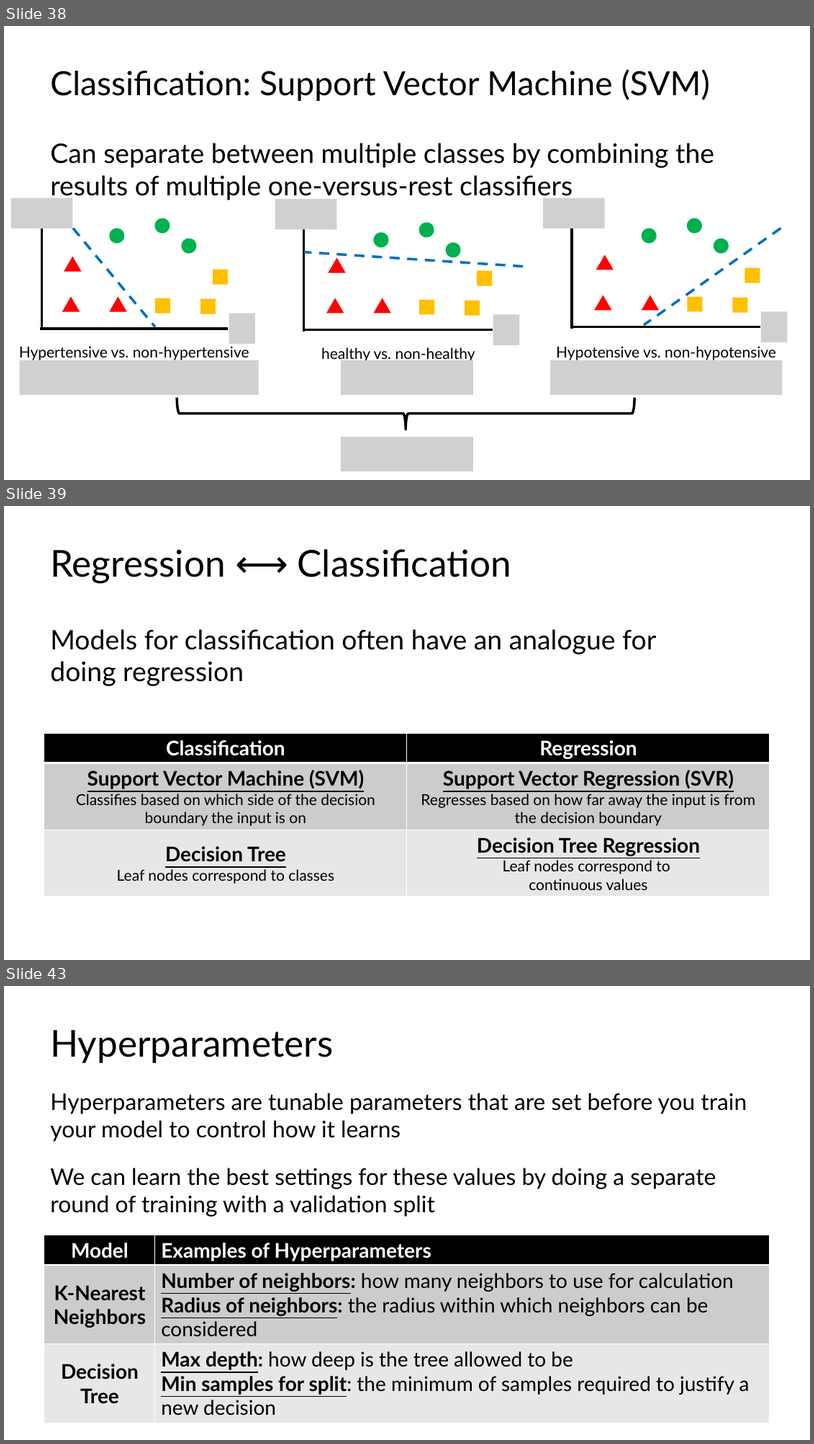
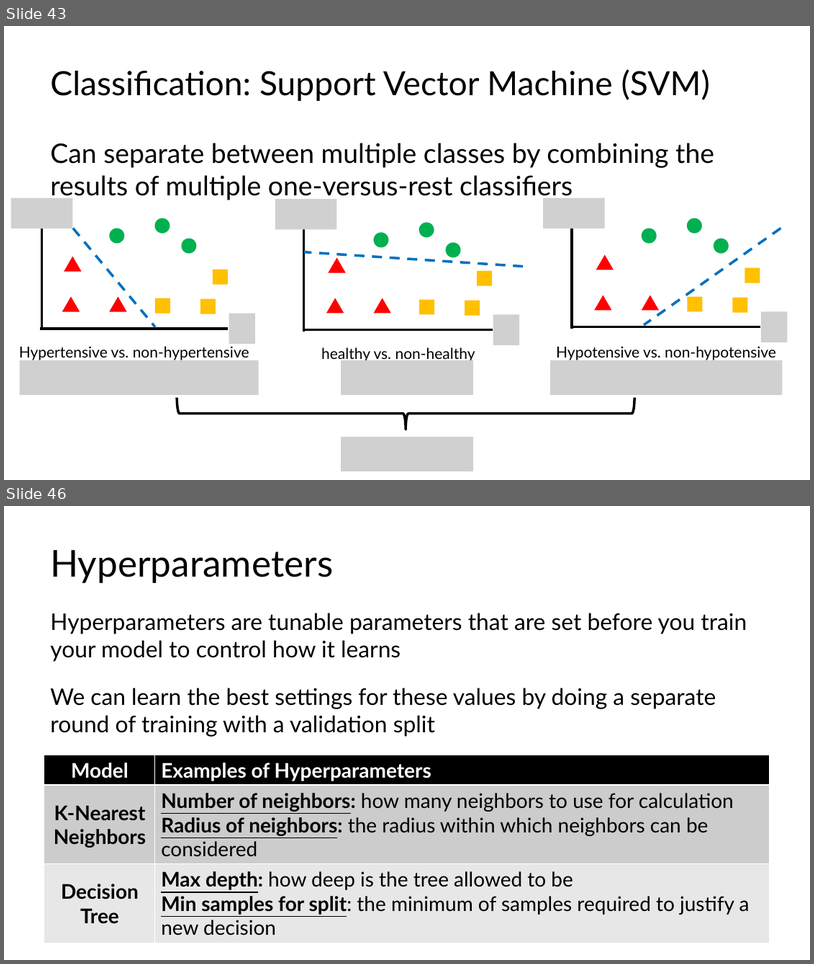
Before and after one commit to C4M-UofT/C4M-UofT.github.io, a slide deck: lectures/winter/6_ml_workflow/MachineLearning_tutorial.pptx. Shown one above the other, each under a label of ours: slides 38, 39 and 43 before the commit, slides 43 and 46 after it; the slides between them are not shown. The pictures are 814x1444 and 814x964 pixels, drawn with LibreOffice and Linux fonts; fonts in the diff are those of the drawing; grey boxes stand for pictures. Boxes give left, top, right and bottom in pixels: in the first picture for what was removed or moved away, otherwise in the second. Text is boxed around its words. In the diff, an @@ line names an element or a change of style, - is before the commit and + after.

```diff
--- a/lectures/winter/6_ml_workflow/MachineLearning_tutorial.pptx
+++ b/lectures/winter/6_ml_workflow/MachineLearning_tutorial.pptx
@@ slide 39 removed at bbox=[4, 506, 810, 960], background #FFFFFF @@
@@ title removed at bbox=[50, 549, 512, 584] @@
-Regression ⟷ Classification
@@ text removed at bbox=[50, 629, 656, 686] @@
-Models for classification often have an analogue for
-doing regression
@@ table removed at bbox=[44, 733, 771, 763], 1 rows, 2 columns @@
-Classification | Regression
@@ table removed at bbox=[44, 763, 771, 830], 1 rows, 2 columns @@
-Support Vector Machine (SVM) / Classifies based on which side of the decision boundary the input is on | Support Vector Regression (SVR) / Regresses based on how far away the input is from the decision boundary
@@ table removed at bbox=[44, 830, 771, 896], 1 rows, 2 columns @@
-Decision Tree / Leaf nodes correspond to classes | Decision Tree Regression / Leaf nodes correspond to continuous values
@@ what was slide 38 is now slide 43 @@
@@ what was slide 43 is now slide 46 @@
```
Also in this commit, not shown: 17 slides changed, 9 slides added, 4 other slides removed, 8 other files.
